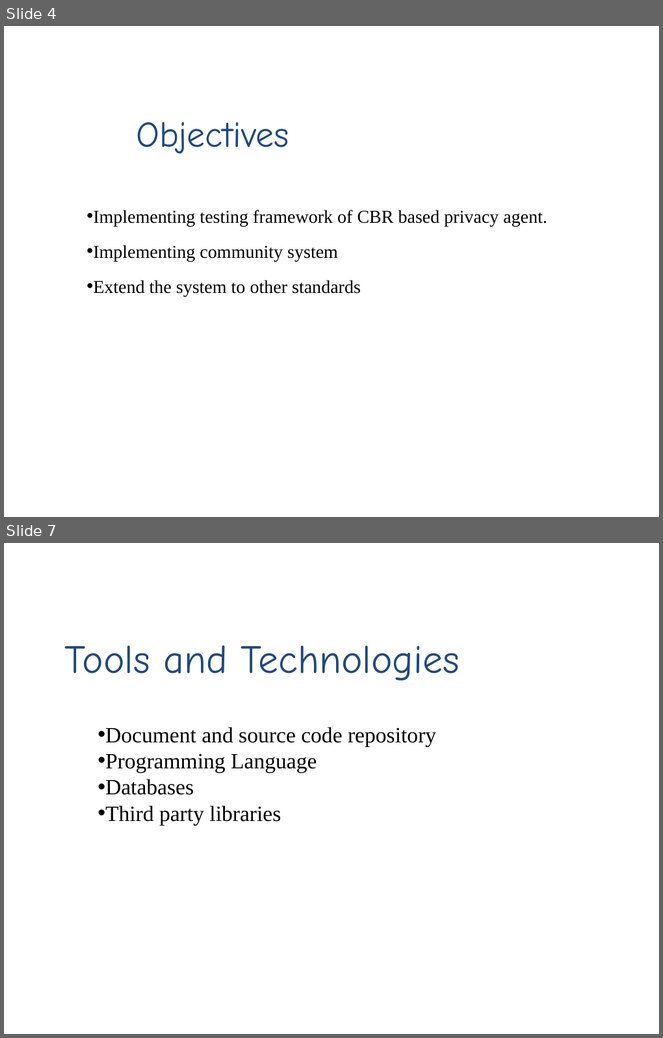
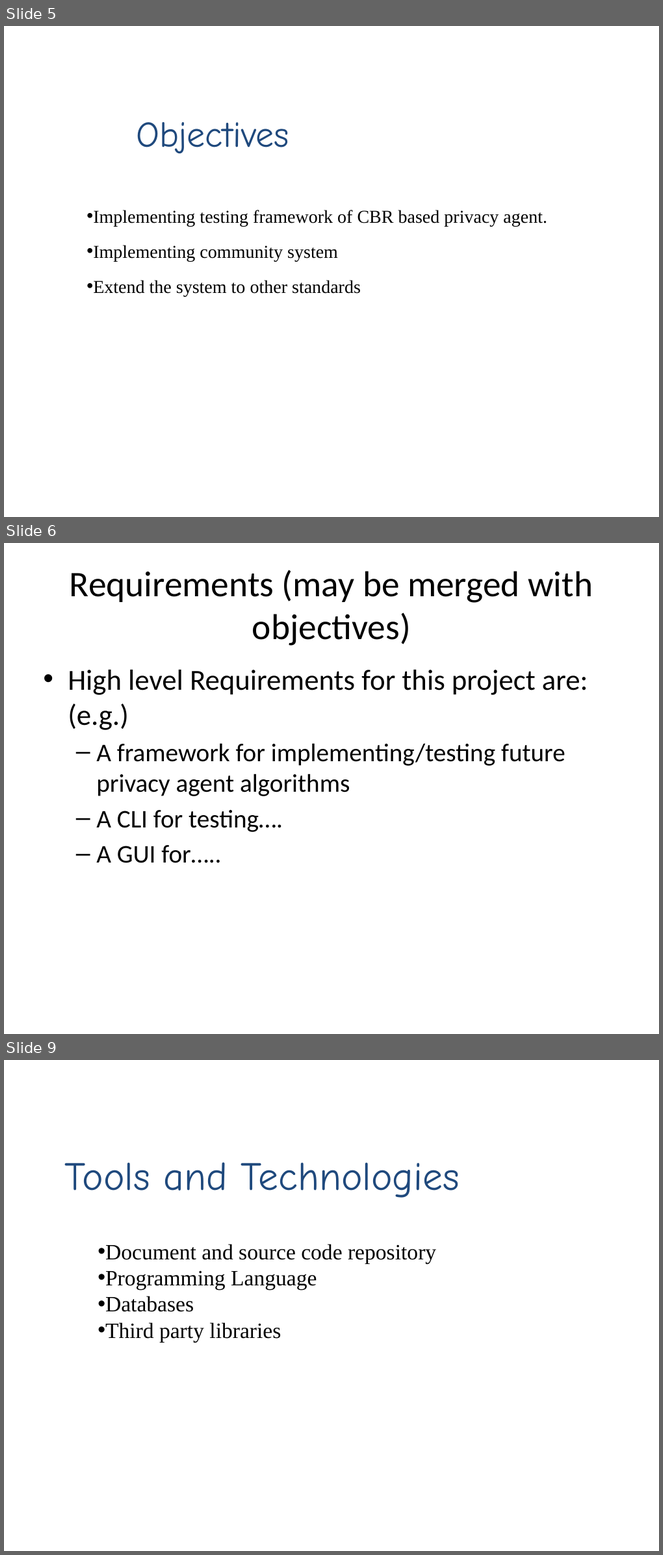
Before and after one commit to iernie/Costumer-Driven-Project, a slide deck: report/DesignReport/Presentation1.pptx. Shown one above the other, each under a label of ours: slides 4 and 7 before the commit, slides 5, 6 and 9 after it; the slides between them are not shown. The pictures are 663x1038 and 663x1555 pixels, drawn with LibreOffice and Linux fonts; fonts in the diff are those of the drawing; background and template pictures are left out. Boxes give left, top, right and bottom in pixels: in the first picture for what was removed or moved away, otherwise in the second. Text is boxed around its words. In the diff, an @@ line names an element or a change of style, - is before the commit and + after.

```diff
--- a/report/DesignReport/Presentation1.pptx
+++ b/report/DesignReport/Presentation1.pptx
@@ slide 6 added at box(4, 543, 659, 1034), background #FFFFFF @@
@@ title added at box(70, 570, 593, 646), 39.6 pt, text #000000 @@
+Requirements (may be merged with objectives)
@@ text added at box(68, 670, 588, 863), 28 pt, text #000000 @@
+• High level Requirements for this project are: (e.g.)
+  – A framework for implementing/testing future privacy agent algorithms
+  – A CLI for testing….
+  – A GUI for…..
@@ what was slide 4 is now slide 5 @@
@@ what was slide 7 is now slide 9 @@
```
Also in this commit, not shown: 3 slides changed, 4 other slides added, 3 slides removed, 1 other file.
